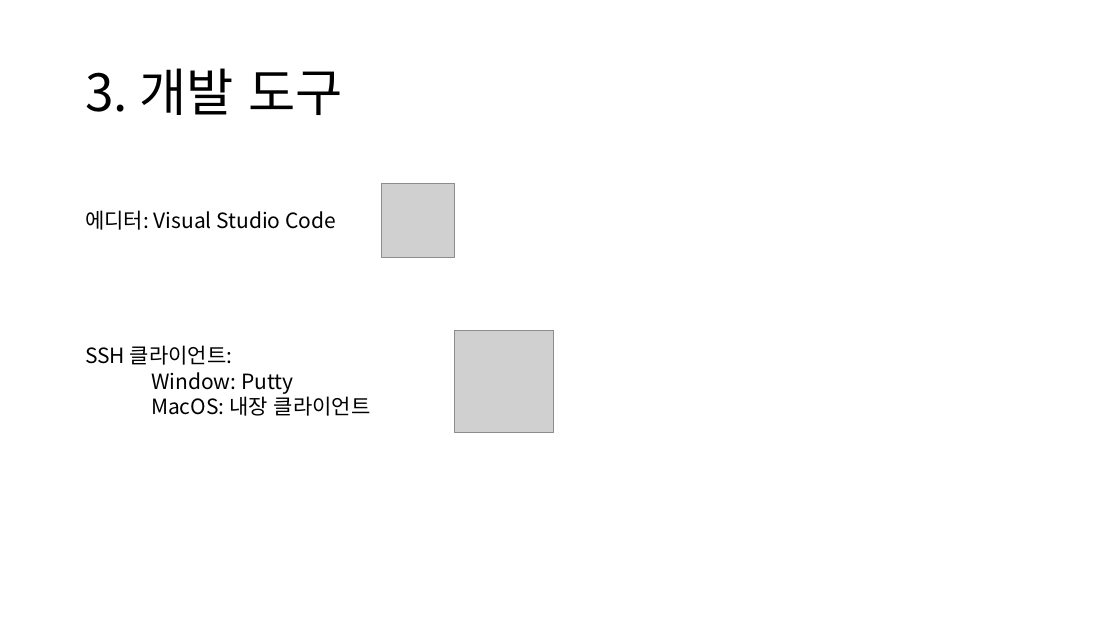
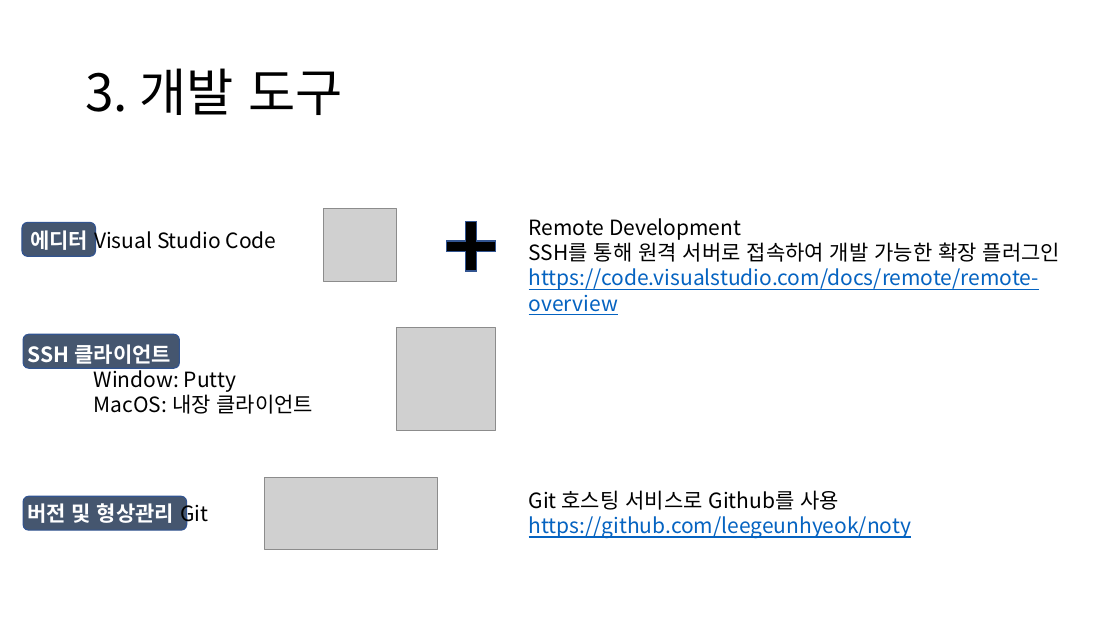
Before and after one commit to leegeunhyeok/noty, a slide deck: slide 4 of docs/4. 개발 환경 구성/개발환경구성.pptx. Drawn at 1120x630 pixels with LibreOffice and Linux fonts; fonts in the diff are those of the drawing; grey boxes stand for pictures. Boxes give left, top, right and bottom in pixels: in the first picture for what was removed or moved away, otherwise in the second. Text is boxed around its words. In the diff, an @@ line names an element or a change of style, - is before the commit and + after.

Commit message:
UPDATE: 개발환경 구성 문서 내용 추가

```diff
--- a/docs/4. 개발 환경 구성/개발환경구성.pptx
+++ b/docs/4. 개발 환경 구성/개발환경구성.pptx
@@ picture: place and size @@
-picture at bbox=[381, 184, 455, 258]
+picture at bbox=[323, 208, 397, 282]
@@ rounded rectangle added at bbox=[22, 223, 96, 256], fill #45566F, outline #325491 1 pt @@
@@ text at bbox=[30, 227, 277, 253]: text changed @@
-에디터: Visual Studio Code
+에디터 Visual Studio Code
@@ plus added at bbox=[446, 222, 496, 271], fill #000000, outline #325491 1 pt @@
@@ text added at bbox=[529, 218, 1060, 290], 18 pt, text #0563C1, underline @@
+Remote Development
+SSH를 통해 원격 서버로 접속하여 개발 가능한 확장 플러그인
+https://code.visualstudio.com/docs/remote/remote-overview
@@ picture: place and size @@
-picture at bbox=[455, 330, 554, 433]
+picture at bbox=[397, 328, 496, 430]
@@ text "SSH 클라이언트": place and size @@
-text "SSH 클라이언트" at bbox=[85, 345, 371, 416]
+text "SSH 클라이언트" at bbox=[28, 344, 314, 414]
@@ rounded rectangle added at bbox=[23, 334, 179, 368], fill #45566F, outline #325491 1 pt @@
@@ text at bbox=[28, 344, 171, 364]: text changed; text colour #000000 to #FFFFFF; bold on @@
-SSH 클라이언트:
+SSH 클라이언트
@@ picture added at bbox=[265, 477, 438, 549] @@
@@ rounded rectangle added at bbox=[23, 497, 187, 530], fill #45566F, outline #325491 1 pt @@
@@ text added at bbox=[27, 500, 208, 526], 18 pt, text #FFFFFF, bold @@
+버전 및 형상관리 Git
@@ text added at bbox=[529, 490, 911, 539], 18 pt, text #0563C1, underline @@
+Git 호스팅 서비스로 Github를 사용
+https://github.com/leegeunhyeok/noty
```
Also in this commit, not shown: 2 other slides changed.
